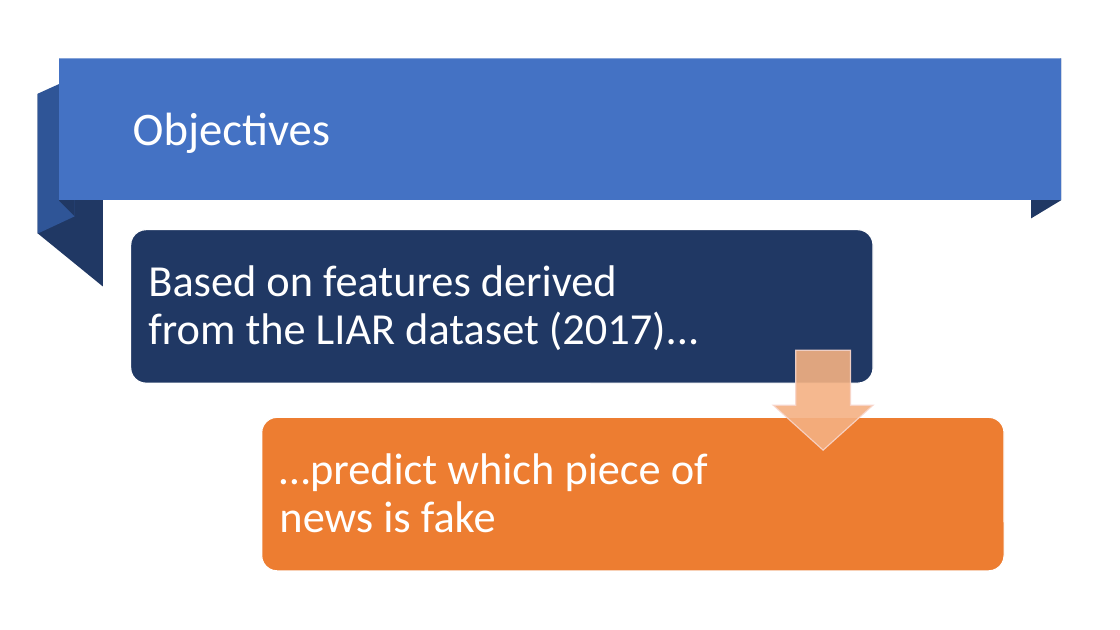
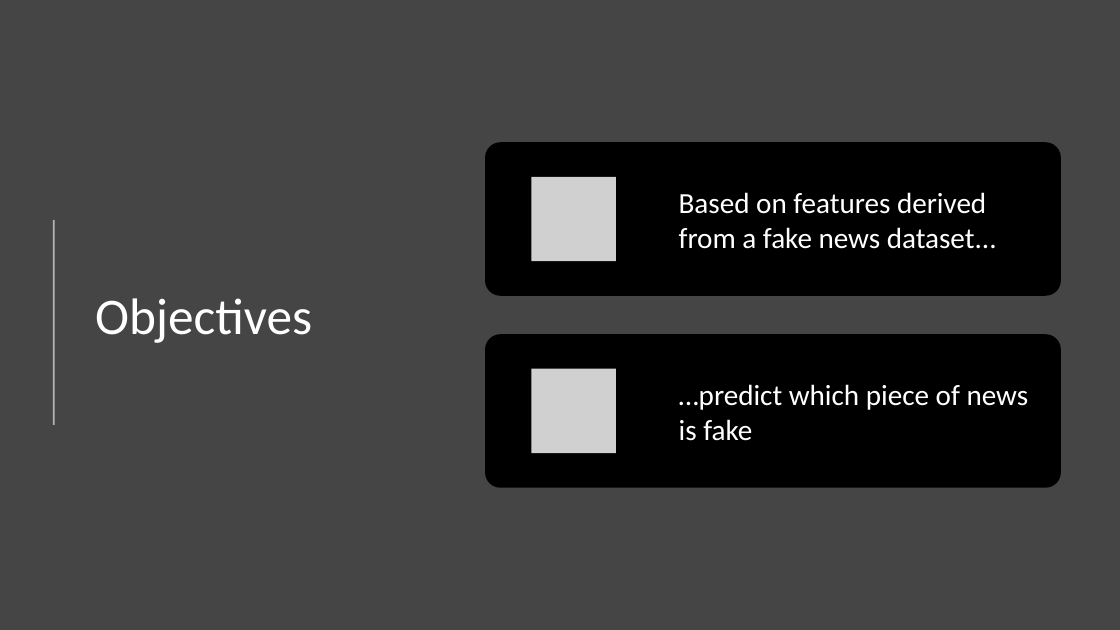
Before and after one commit to KunojiLym/metis_project_4, a slide deck: slide 3 of Which news is fake.pptx. Drawn at 1120x630 pixels with LibreOffice and Linux fonts; fonts in the diff are those of the drawing; grey boxes stand for pictures. Boxes give left, top, right and bottom in pixels: in the first picture for what was removed or moved away, otherwise in the second. Text is boxed around its words. In the diff, an @@ line names an element or a change of style, - is before the commit and + after.

Commit message:
PPT in progress

```diff
--- a/Which news is fake.pptx
+++ b/Which news is fake.pptx
@@ background #FFFFFF to #454545 @@
@@ group removed at [38,59,1061,287]: 4 freeform shapes, 1 rectangle @@
@@ title "Objectives": place and size @@
-title "Objectives" at [133,112,330,153]
+title "Objectives" at [95,298,312,343]
@@ title "Objectives" at [95,298,312,343]: size 40 to 44 pt @@
@@ text at [679,192,997,249]: text changed; size 38 to 25 pt @@
-Based on features derived from the LIAR dataset (2017)...
+Based on features derived from a fake news dataset...
@@ line added from (54, 220) to (54, 425), #FFFFFF 1.5 pt @@
@@ rounded rectangle removed at [131,229,874,383] @@
@@ text "…predict which piece of news ...": place and size @@
-text "…predict which piece of news ..." at [279,453,708,533]
+text "…predict which piece of news ..." at [679,384,1029,441]
@@ text "…predict which piece of news ..." at [679,384,1029,441]: size 38 to 25 pt; line spacing 0.9 to 1; less space between paragraphs @@
@@ down arrow removed at [774,350,874,450] @@
@@ group added at [485,142,1061,488]: 2 rounded rectangles, 2 pictures @@
@@ rounded rectangle removed at [262,418,1005,571] @@
```
Also in this commit, not shown: 2 other slides changed, 24 slides added, 2 other files.
